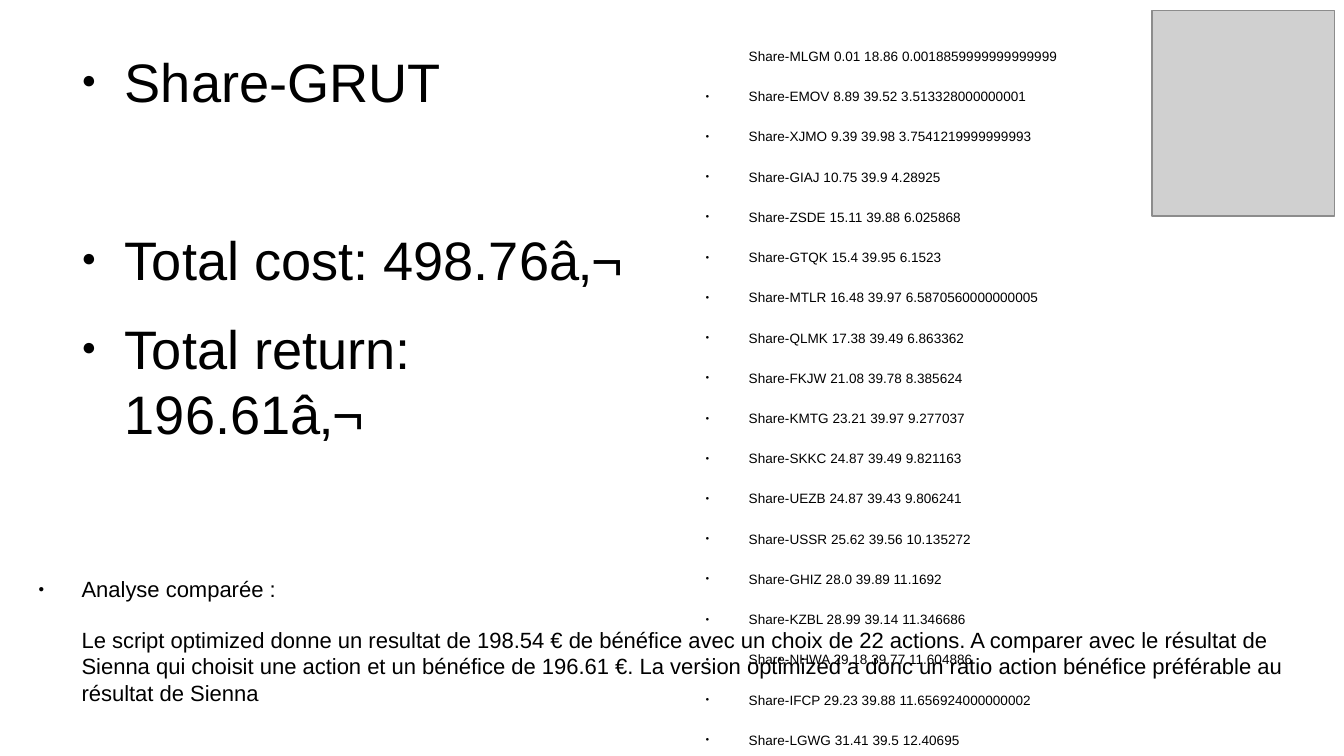
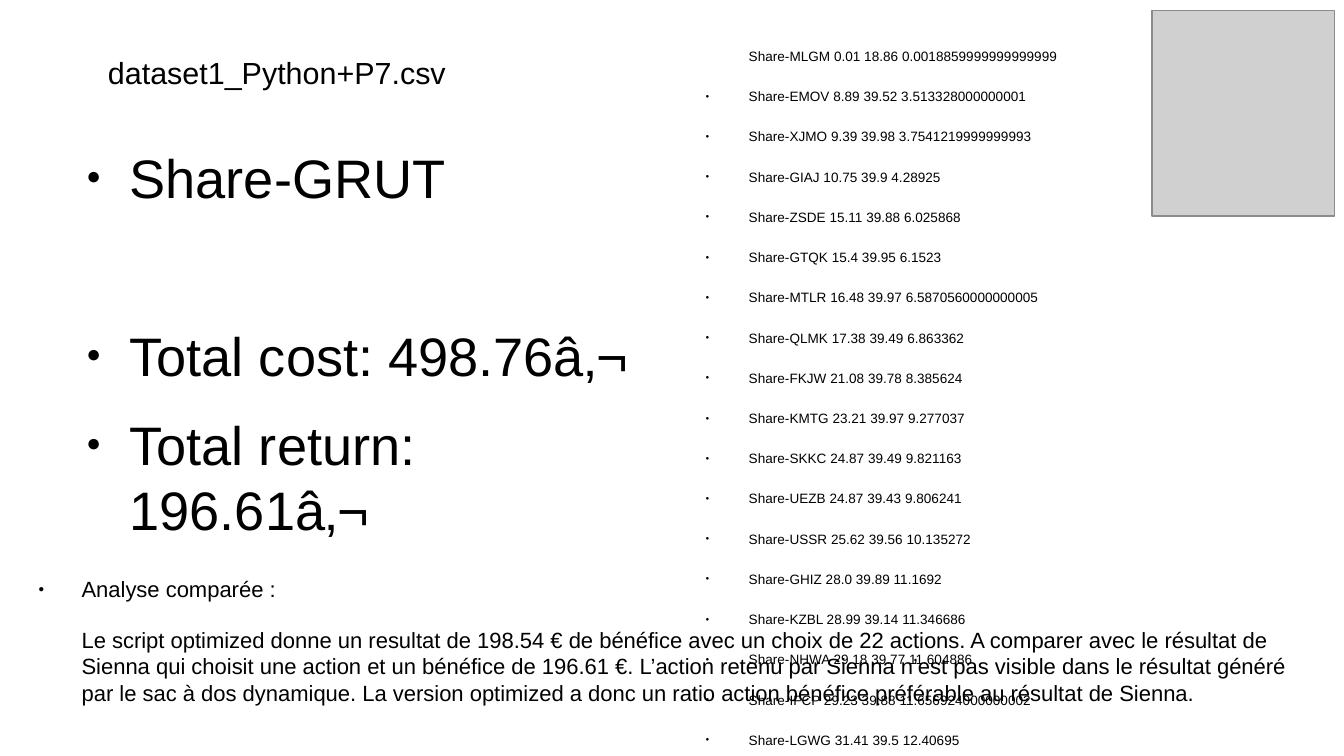
Before and after one commit to loic5015/P7_hernio_loic, a slide deck: slide 7 of presentation.odp. Drawn at 1344x756 pixels with LibreOffice and Linux fonts; fonts in the diff are those of the drawing; grey boxes stand for pictures. Boxes give left, top, right and bottom in pixels: in the first picture for what was removed or moved away, otherwise in the second. Text is boxed around its words. In the diff, an @@ line names an element or a change of style, - is before the commit and + after.

```diff
--- a/presentation.odp
+++ b/presentation.odp
@@ text added at [108,62,446,90], 18 pt, text #000000 @@
+dataset1_Python+P7.csv
@@ text "Share-GRUT": place and size @@
-text "Share-GRUT" at [125,62,623,441]
+text "Share-GRUT" at [130,158,627,537]
@@ text at [82,631,1285,706]: text changed @@
-Le script optimized donne un resultat de 198.54 € de bénéfice avec un choix de 22 actions. A comparer avec le résultat de Sienna qui choisit une action et un bénéfice de 196.61 €. La version optimized a donc un ratio action bénéfice préférable au résultat de Sienna
+Le script optimized donne un resultat de 198.54 € de bénéfice avec un choix de 22 actions. A comparer avec le résultat de Sienna qui choisit une action et un bénéfice de 196.61 €. L’action retenu par Sienna n’est pas visible dans le résultat généré par le sac à dos dynamique. La version optimized a donc un ratio action bénéfice préférable au résultat de Sienna.
```
Also in this commit, not shown: 6 other slides changed, 3 other files.
